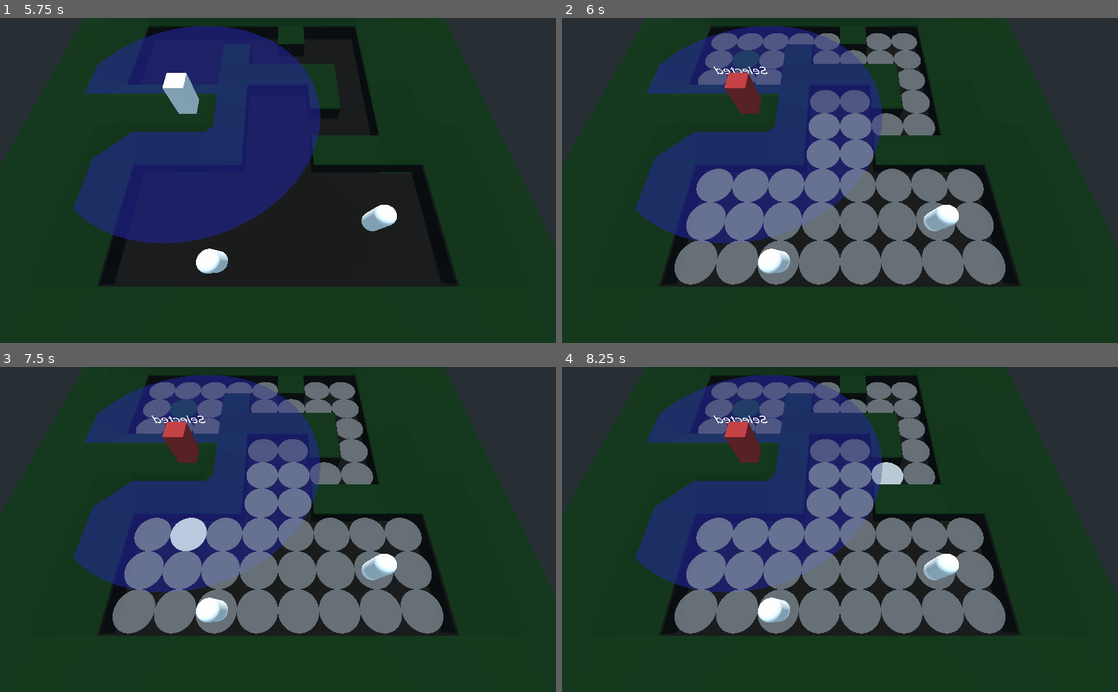
Above: before the commit, frames 1-4 (two rows, left to right).
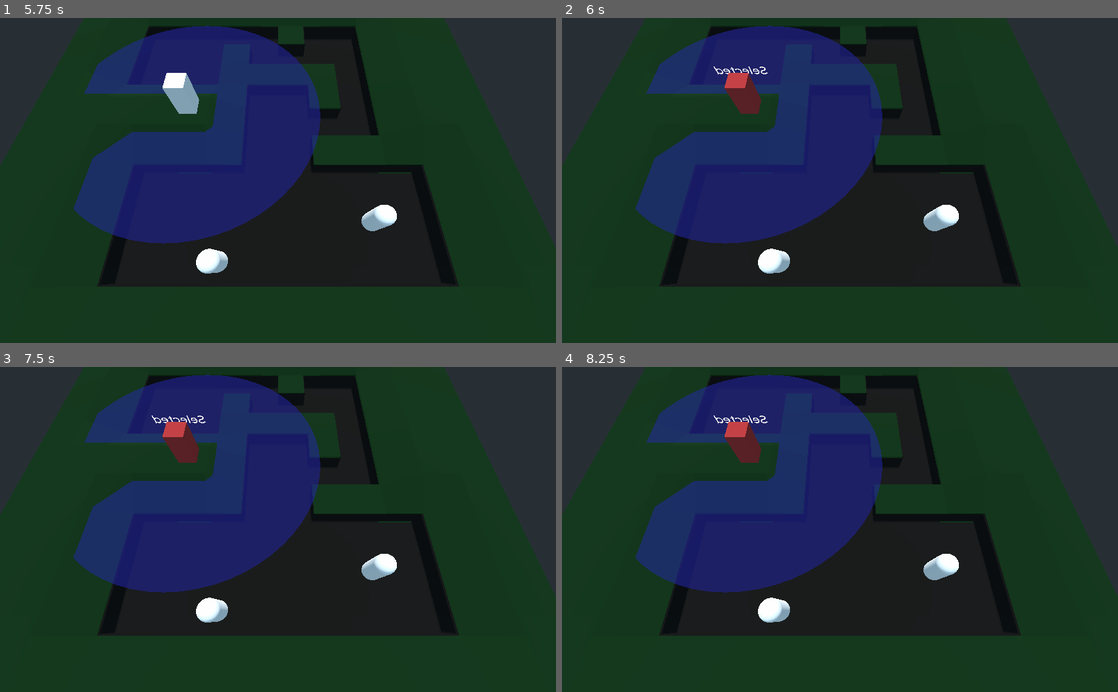
Above: after the commit, the same moments.

Repository: rubenMiller/rwu-spieleentwicklung-project
Game: Godot game, scene res://levels/pathfinding.tscn
Same seed, same stepped clock (60 frames per second), same inputs: the game is played once before the commit and once after it.
Inputs (mouse positions are in pixels of both pictures, inside the frame that each line leads up to):
- Up to frame 1 (5.75 s): tap Enter (ui_accept) at 0.5, 0.77, 1.52, 2.75, 3.02, 3.5, 3.77, 4.25, 4.52, 5 s; move the mouse to (400, 164) at 0.52 s; press the mouse at (400, 164) at 0.53 s; move the mouse to (166, 196) at 1.27 s; release the mouse at (166, 196) at 1.28 s; click (166, 196) at 1.35 s; move the mouse to (333, 109) at 2.02 s; press the mouse at (333, 109) at 2.03 s; move the mouse to (250, 245) at 2.77 s; release the mouse at (250, 245) at 2.78 s; click (250, 245) at 2.85 s; move the mouse to (444, 229) at 3.52 s; press the mouse at (444, 229) at 3.53 s; move the mouse to (111, 131) at 4.27 s; release the mouse at (111, 131) at 4.28 s; click (111, 131) at 4.35 s; move the mouse to (305, 180) at 5.02 s; press the mouse at (305, 180) at 5.03 s
- Up to frame 2 (6 s): tap Enter (ui_accept) at 5.75 s; move the mouse to (756, 99) at 5.77 s; release the mouse at (756, 99) at 5.78 s; click (756, 99) at 5.85 s
- Up to frame 3 (7.5 s): tap Enter (ui_accept) at 6.02, 6.77 s; move the mouse to (400, 513) at 6.52 s; press the mouse at (400, 513) at 6.53 s; move the mouse to (166, 545) at 7.27 s; release the mouse at (166, 545) at 7.28 s; click (166, 545) at 7.35 s
- Up to frame 4 (8.25 s): tap Enter (ui_accept) at 7.52 s; move the mouse to (895, 458) at 8.02 s; press the mouse at (895, 458) at 8.03 s

Frame 1 is identical in both runs. In frame 2, 22% of the frame differs, in the area x 20-80%, y 4-83%; in frame 3, 22%; in frame 4, 22%.

Commit message:
small_updates

Diff:
--- a/godot-files/Entities/troop_tower.tscn
+++ b/godot-files/Entities/troop_tower.tscn
@@ -50,6 +50,7 @@
 monitorable = false
 priority = 1.0
 script = ExtResource( 2 )
+selection_group_name = "tower_selection"
 
 [node name="CollisionShape" type="CollisionShape" parent="SelectionArea"]
 shape = SubResource( 10 )
